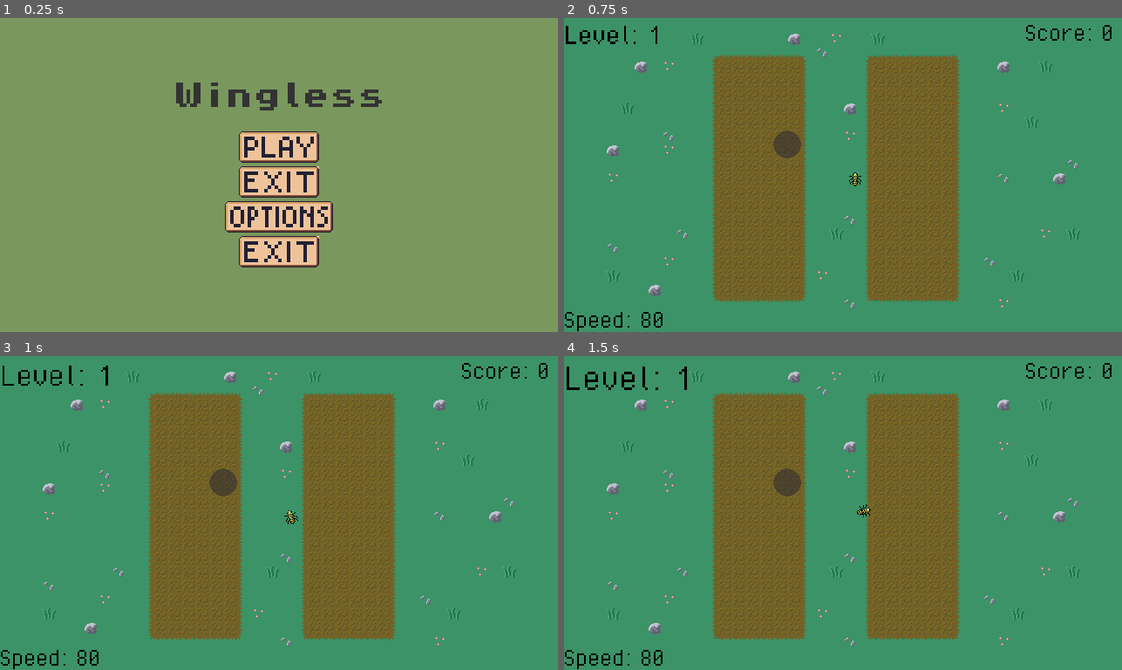
Above: before the commit, frames 1-4 (two rows, left to right).
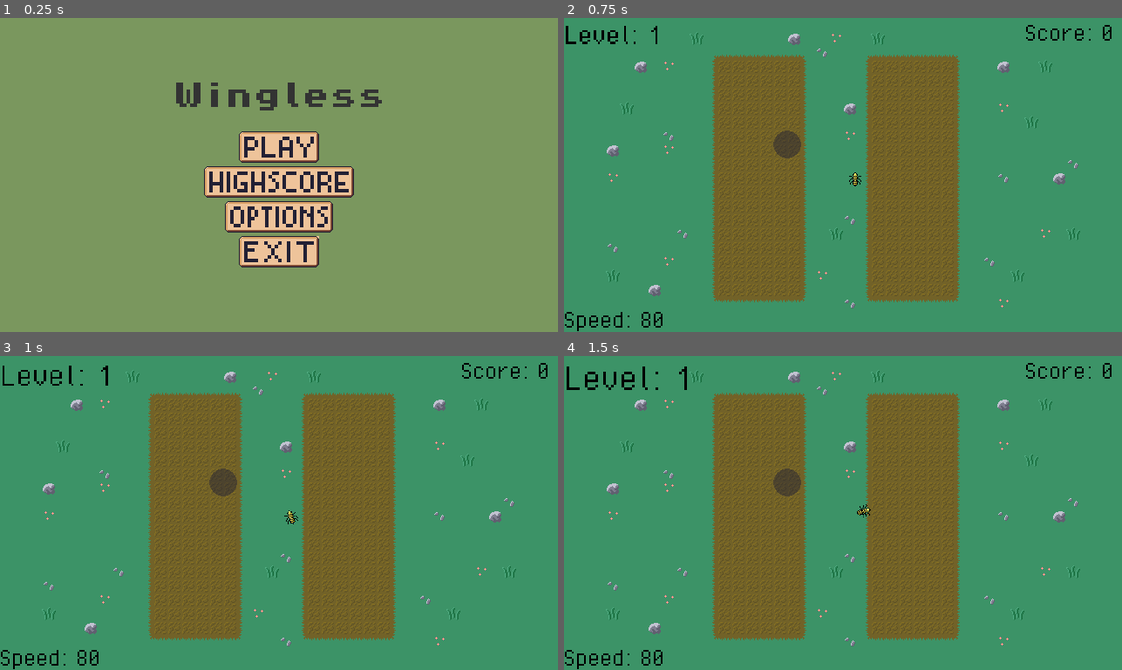
Above: after the commit, the same moments.

Repository: peterakerblom/wingless
Game: Godot game, scene res://scenes/ui/main_menu.tscn
Two runs of this game, one before a commit and one after it. Both use one fixed random seed, a clock stepped at 60 frames per second and the inputs below. Sound files missing from this copy of the repository are replaced by a short silence.
Inputs (mouse positions are in pixels of both pictures, inside the frame that each line leads up to):
- Up to frame 1 (0.25 s): no input
- Up to frame 2 (0.75 s): click (843, 146) at 0.5 s
- Up to frame 3 (1 s): no input
- Up to frame 4 (1.5 s): move the mouse to (965, 497) at 1.27 s; hold W (move_up) from 1.28 s (still down)

The runs differ from the first frame. In frame 1, 1.7% of the frame differs, in the area x 36-64%, y 47-58%; in frame 2, nothing differs; in frame 3, nothing differs; in frame 4, nothing differs.

Commit message:
fix: powerups

Diff:
--- /dev/null
+++ b/scenes/game_ui/powerup_bar.tscn
@@ -0,0 +1,24 @@
+[gd_scene load_steps=3 format=3 uid="uid://cfxyi0iecainm"]
+
+[sub_resource type="StyleBoxFlat" id="StyleBoxFlat_lrv7u"]
+bg_color = Color(0.689174, 0.451925, 0.105109, 1)
+
+[sub_resource type="StyleBoxFlat" id="StyleBoxFlat_8fgyg"]
+bg_color = Color(0.865656, 0.651958, 0.210447, 1)
+
+[node name="PowerupBar" type="Control"]
+layout_mode = 3
+anchors_preset = 15
+anchor_right = 1.0
+anchor_bottom = 1.0
+grow_horizontal = 2
+grow_vertical = 2
+
+[node name="ProgressBar" type="ProgressBar" parent="."]
+layout_mode = 0
+offset_right = 177.0
+offset_bottom = 27.0
+theme_override_styles/background = SubResource("StyleBoxFlat_lrv7u")
+theme_override_styles/fill = SubResource("StyleBoxFlat_8fgyg")
+value = 40.0
+show_percentage = false
--- a/scenes/power_up.tscn
+++ /dev/null
@@ -1,21 +0,0 @@
-[gd_scene load_steps=2 format=3 uid="uid://bci2hm1lmrok"]
-
-[sub_resource type="GDScript" id="GDScript_hd7n8"]
-script/source = "extends Plant
-
-
-# Called when the node enters the scene tree for the first time.
-func _ready() -> void:
-	pass # Replace with function body.
-
-
-# Called every frame. 'delta' is the elapsed time since the previous frame.
-func _process(delta: float) -> void:
-	pass
-
-func powerup_increase_player_speed(value: float):
-	PlayerStats.player_speed += value
-"
-
-[node name="PowerUp" type="Node2D"]
-script = SubResource("GDScript_hd7n8")
--- a/scenes/ui/main_menu.tscn
+++ b/scenes/ui/main_menu.tscn
@@ -1,8 +1,9 @@
-[gd_scene load_steps=7 format=3 uid="uid://d1ess2s6s6qw0"]
+[gd_scene load_steps=8 format=3 uid="uid://d1ess2s6s6qw0"]
 
 [ext_resource type="Script" path="res://scripts/menus/main_menu.gd" id="1_a0ov7"]
 [ext_resource type="FontFile" uid="uid://bu3v0mruiiec7" path="res://assets/fonts/PixelOperator/PixelOperator8-Bold.ttf" id="2_0tvmb"]
 [ext_resource type="Texture2D" uid="uid://c0e5ujhyph8ah" path="res://assets/play_btn_640_360.png" id="3_0j4pj"]
+[ext_resource type="Texture2D" uid="uid://dnk53wqnxfoy3" path="res://assets/highscore_btn_640_360.png" id="4_7uk7f"]
 [ext_resource type="Texture2D" uid="uid://ba6bjtxso8myd" path="res://assets/options_btn_640_360.png" id="4_xrgab"]
 [ext_resource type="Texture2D" uid="uid://c2m177eb7ephb" path="res://assets/exit_btn_640_360.png" id="5_aavmp"]
 
@@ -64,7 +65,7 @@
 layout_mode = 2
 size_flags_horizontal = 4
 size_flags_vertical = 4
-texture_normal = ExtResource("5_aavmp")
+texture_normal = ExtResource("4_7uk7f")
 stretch_mode = 3
 
 [node name="TextureButtonOptions" type="TextureButton" parent="VBoxContainer"]
--- a/scripts/menus/main_menu.gd
+++ b/scripts/menus/main_menu.gd
@@ -10,6 +10,10 @@
 	highscore_btn.pressed.connect(_on_highscore_button_pressed)
 	options_btn.pressed.connect(_on_options_button_pressed)
 	exit_btn.pressed.connect(_on_exit_button_pressed)
+	_setup_button(play_btn)
+	_setup_button(options_btn)
+	_setup_button(exit_btn)
+	_setup_button(highscore_btn)
 
 func _process(delta: float) -> void:
 	pass
@@ -33,3 +37,14 @@
 	ClickSound.play_click()
 	await get_tree().create_timer(ClickSound.click_sound.stream.get_length()).timeout
 	get_tree().quit()
+
+func _setup_button(btn: TextureButton) -> void:
+	btn.mouse_entered.connect(func(): btn.modulate = Color(1.1, 1.1, 1.1))
+	btn.mouse_exited.connect(func(): btn.modulate = Color(1, 1, 1))
+	btn.button_down.connect(func(): btn.modulate = Color(0.8, 0.8, 0.8))
+	btn.button_up.connect(func():
+		if btn.get_rect().has_point(btn.get_local_mouse_position()):
+			btn.modulate = Color(1.1, 1.1, 1.1) # stanna i hover
+		else:
+			btn.modulate = Color(1, 1, 1)
+	)
--- a/scripts/plant.gd
+++ b/scripts/plant.gd
@@ -5,8 +5,13 @@
 @onready var level: Node2D = $"../.."
 @onready var progress_bar: ProgressBar = $ProgressBar
 @onready var percentage_of_time
+@onready var percentage_of_time_powerupbar
 @onready var pop_sound = preload("uid://c0mwuklyqwtbf")
+@onready var powerup_bar = preload("uid://cfxyi0iecainm")
 @export var data: PlantData
+
+var powerup_duration_bar: ProgressBar
+var powerup_timer: Timer
 
 var pulse_growing := true
 
@@ -31,6 +36,14 @@
 				(1 - timer.get_time_left() / timer.get_wait_time()) * 100
 			)
 		progress_bar.value = percentage_of_time
+	if not powerup_timer:
+		return
+	if not powerup_timer.is_stopped():
+		if powerup_timer.get_time_left() > 0:
+			percentage_of_time_powerupbar = (
+				(1 - powerup_timer.get_time_left() / powerup_timer.get_wait_time()) * 100
+			)
+		powerup_duration_bar.value = percentage_of_time_powerupbar
 
 func _on_body_entered(body: Node2D) -> void:
 	if body.is_in_group("Player"):
@@ -94,4 +107,13 @@
 
 func _activate_powerup():
 	if data and data.powerup:
+		var powerup: Powerup = data.powerup
 		data.powerup.apply(self)
+		var powerup_duration_bar = powerup_bar.instantiate()
+		level.add_child(powerup_duration_bar)
+
+		var powerup_timer := get_tree().create_timer(powerup.powerup_duration)
+		powerup_timer.timeout.connect(func():
+			powerup.remove(self)
+			powerup_duration_bar.queue_free()
+		)
--- a/scripts/plant_data.gd
+++ b/scripts/plant_data.gd
@@ -8,6 +8,7 @@
 @export var pickup_time: float = 0
 #@export var powerup: PowerupType = PowerupType.NONE
 @export var powerup: Powerup
+@export var powerup_duration: float = 10
 @export var sprite: Texture2D
 
 
--- a/scripts/powerups/freeze_enemies.gd
+++ b/scripts/powerups/freeze_enemies.gd
@@ -1,10 +1,10 @@
 extends Powerup
 class_name FreezeEnemies
 
-@export var duration: float = 3.0
+#@export var duration: float = 3.0
 
 func apply(target: Node):
-	print("Enemies frozen for", duration, "seconds!")
+	print("Enemies frozen for seconds!")
 	# Här kan du signalera eller kalla en EnemyManager
 
 # Called when the node enters the scene tree for the first time.
--- a/scripts/powerups/powerup.gd
+++ b/scripts/powerups/powerup.gd
@@ -1,9 +1,15 @@
 extends Resource
 class_name Powerup
+
+@export var powerup_duration: float
 
 # Varje powerup kan skriva över detta
 func apply(target: Node):
 	push_warning("apply() not implemented for powerup")
+
+# Körs när powerup tar slut
+func remove(target: Node):
+	pass
 
 # Called when the node enters the scene tree for the first time.
 func _ready() -> void:
--- a/scripts/powerups/speed.gd
+++ b/scripts/powerups/speed.gd
@@ -2,15 +2,20 @@
 class_name IncreaseSpeed
 
 @export var speed_boost: float = 10.0
-@export var powerup_duration: float = 5.0
+#@export var powerup_duration: float = 5.0
 
 signal timeout
 
 func apply(target: Node):
 	increase_speed()
 
+func remove(target: Node):
+	PlayerStats.player_speed -= speed_boost
+	print("Speedboost over")
+
 func increase_speed() -> void:
 	PlayerStats.player_speed += speed_boost
+	print("Speedboost started")
 
 # Called when the node enters the scene tree for the first time.
 func _ready() -> void:
Binary file added: assets/highscore_btn_640_360.png
Not shown, added: assets/highscore_btn_640_360.png.import
